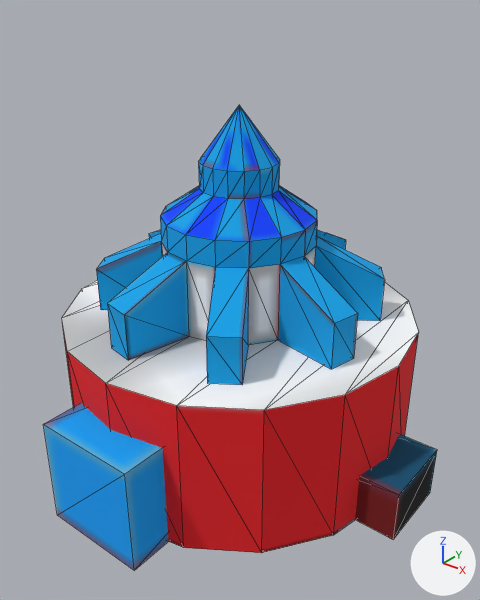
An edit to the OBJ model assets/eln/model/turbine50V/turbine50V.obj, drawn before and after from the same camera.
The view is the same before and after, from a camera (50 mm lens) standing at (0.909, -1.134, 0.591) and looking at (0.029, -0.034, -0.091). The lights are fixed; the arrows at lower right show +X, +Y and +Z. Mesh edges are drawn as thin lines. Where no turn or scale is listed for an object, it has been applied to the vertices.

The first picture shows 'main'.
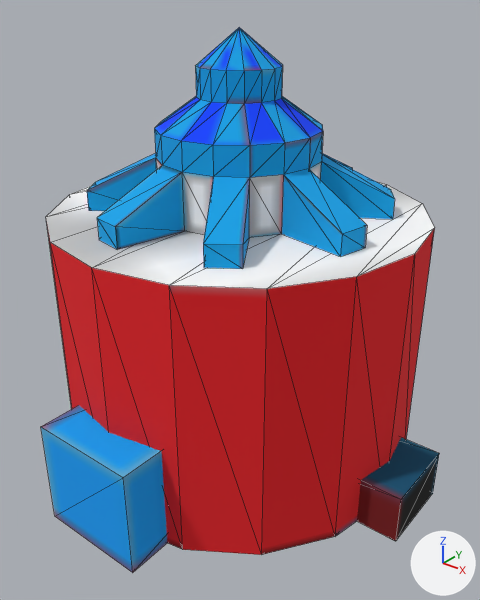
The change in detail:
me_main is used by ob_main; location (0.0, 0.0, 0.0).
me_main had 161 vertices, 306 faces and spanned x -0.5..0.5, y -0.5..0.5, z -0.5..0.348.
me_main now has 161 vertices, 306 faces and spans x -0.506..0.506, y -0.506..0.506, z -0.5..0.5.
me_main part 1: the loose piece of 8 vertices spanning x -0.5..0.5, y -0.094..0.094, z -0.5..-0.375 is scaled about its middle by (1.01, 1.01, 0.937), then moved by (0.0, 0.0, -0.004).
me_main part 2: the loose piece of 8 vertices spanning x -0.125..0.125, y -0.5..0.5, z -0.5..-0.25 is scaled about its middle by (1.01, 1.01, 0.985), then moved by (0.0, 0.0, -0.002).
me_main part 3: the loose piece of 32 vertices spanning x -0.425..0.425, y -0.425..0.425, z -0.5..-0.137 is scaled about its middle by (1.01, 1.01, 1.69), then moved by (0.0, 0.0, 0.126).
me_main part 4: 113 of 161 vertices moved; they spanned x -0.336..0.336, y -0.336..0.336, z -0.137..0.348 and now span x -0.34..0.34, y -0.34..0.34, z 0.115..0.5; mean shift (0.0, 0.0, 0.211); largest move (-0.322, 0.1, -0.137) -> (-0.326, 0.101, 0.115).

Boxes [x1, y1, x2, y2] around the edits, measured in the pictures (480 x 600 px; the box of a moved part takes in the faces that stretch with it):
'main', reshaped (17% taller)
    before: [43, 105, 437, 570]
    after: [41, 27, 439, 573]
part 1 of me_main, moved or reshaped
    before: [355, 434, 437, 539]
    after: [357, 437, 439, 541]
part 2 of me_main, moved or reshaped
    before: [43, 403, 168, 570]
    after: [41, 405, 167, 573]
part 3 of me_main, moved or reshaped
    before: [62, 280, 418, 553]
    after: [46, 181, 435, 555]
part 4 of me_main, moved or reshaped
    before: [96, 105, 385, 385]
    after: [87, 27, 395, 269]
